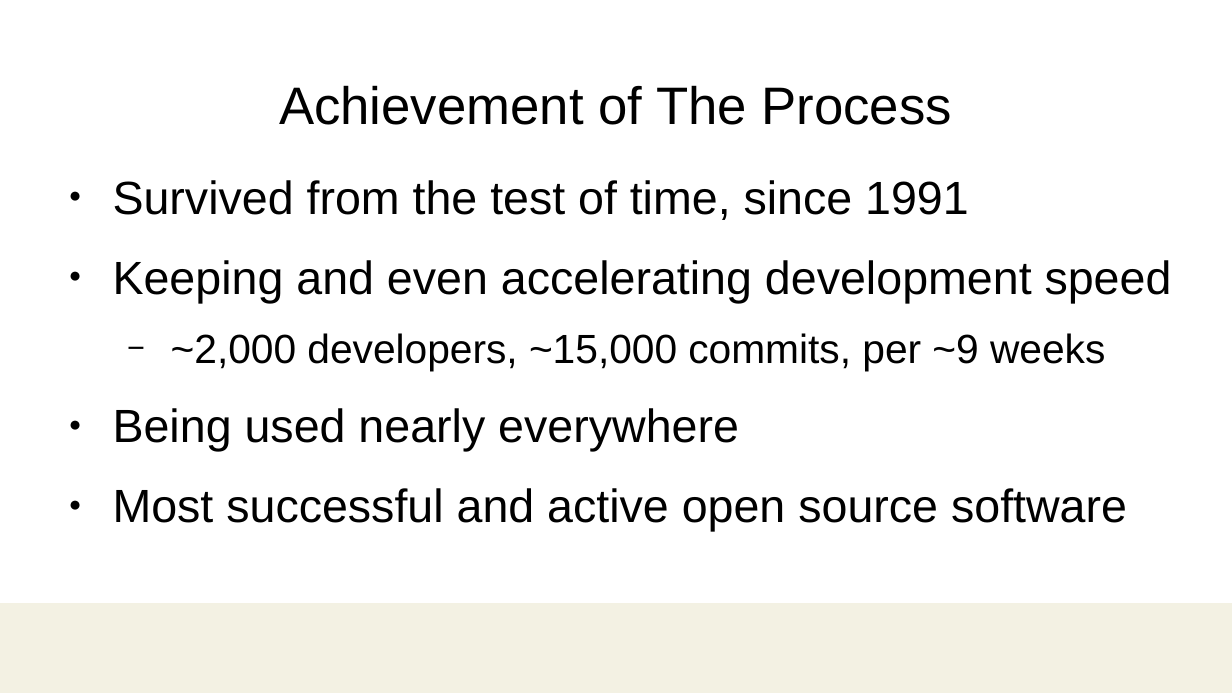
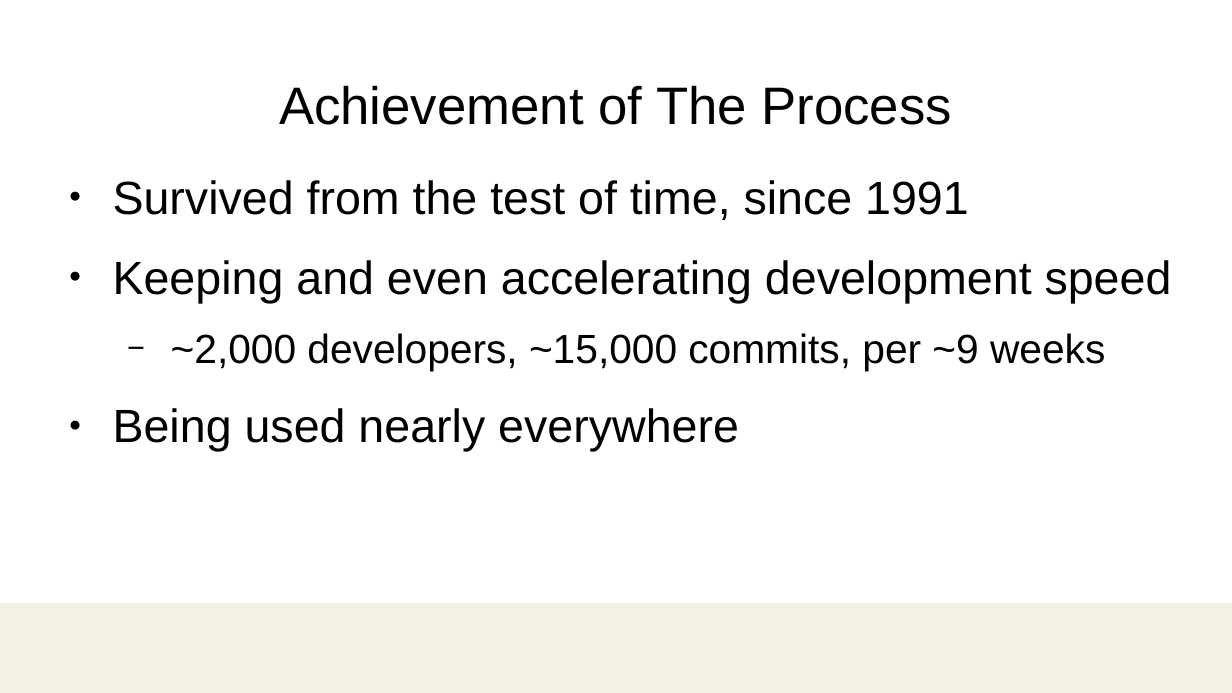
Before and after one commit to damonitor/talks, a slide deck: slide 5 of 2025/ossjp/hkml_ossjp25.odp. Drawn at 1232x693 pixels with LibreOffice and Linux fonts; fonts in the diff are those of the drawing; background and template pictures are left out. Boxes give left, top, right and bottom in pixels: in the first picture for what was removed or moved away, otherwise in the second. Text is boxed around its words. In the diff, an @@ line names an element or a change of style, - is before the commit and + after.

```diff
--- a/2025/ossjp/hkml_ossjp25.odp
+++ b/2025/ossjp/hkml_ossjp25.odp
@@ text at [113,488,1127,532]: paragraph removed @@
-● Most successful and active open source software
```
Also in this commit, not shown: 11 other slides changed, 1 other file.
